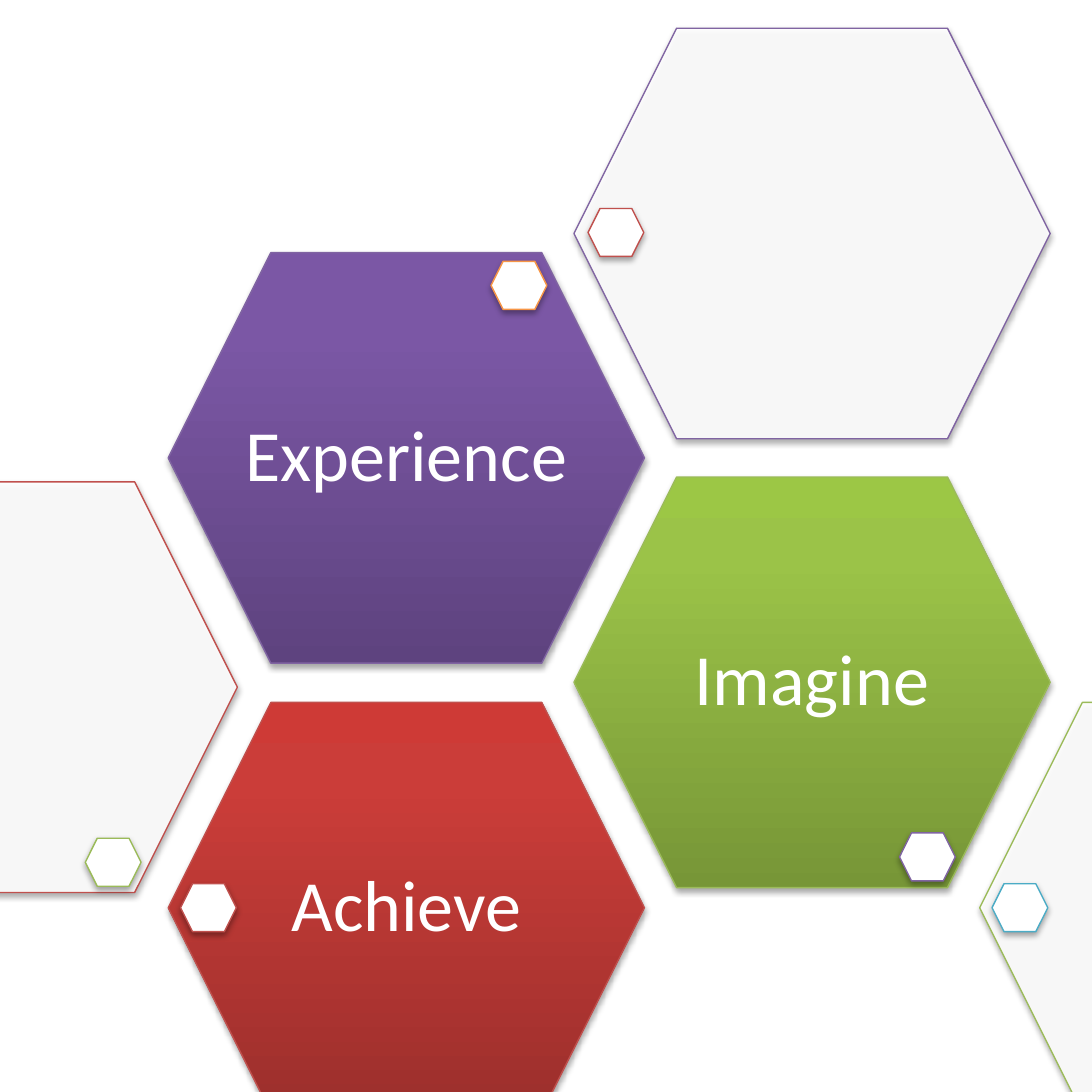
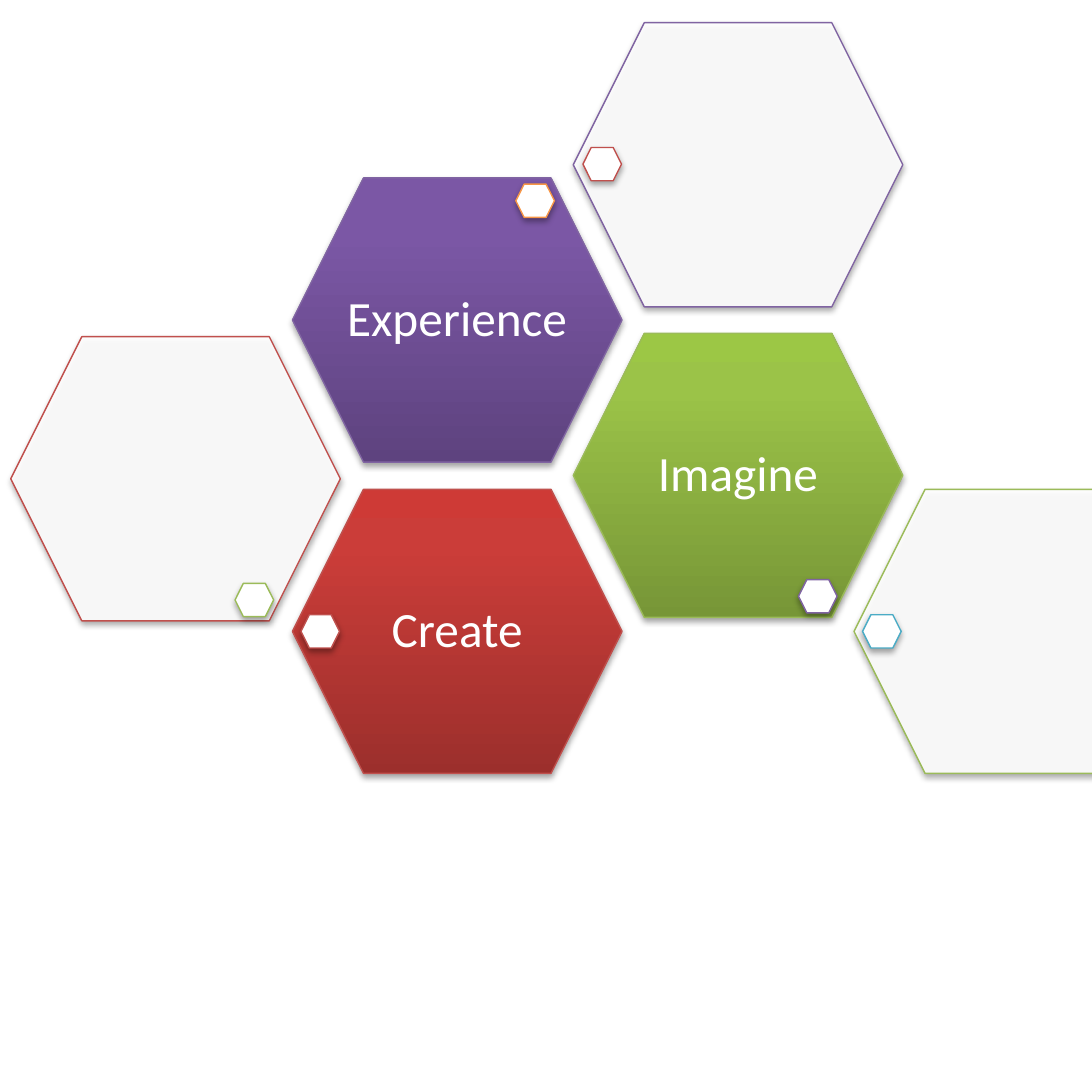
Before and after one commit to cps-sei/dart, a slide deck: slide 1 of images/videos.pptx. Drawn at 1092x1092 pixels with LibreOffice and Linux fonts; fonts in the diff are those of the drawing. Boxes give left, top, right and bottom in pixels: in the first picture for what was removed or moved away, otherwise in the second. Text is boxed around its words. In the diff, an @@ line names an element or a change of style, - is before the commit and + after.

```diff
--- a/images/videos.pptx
+++ b/images/videos.pptx
@@ hexagon: place and size @@
-hexagon at [575,29,1051,440]
+hexagon at [573,23,902,307]
@@ hexagon: place and size @@
-hexagon at [588,209,644,257]
+hexagon at [583,147,621,180]
@@ hexagon: place and size @@
-hexagon at [168,253,644,663]
+hexagon at [292,177,621,461]
@@ hexagon: place and size @@
-hexagon at [491,262,547,310]
+hexagon at [516,184,554,217]
@@ text "Experience": place and size @@
-text "Experience" at [245,431,567,493]
+text "Experience" at [347,302,567,344]
@@ text "Experience" at [347,302,567,344]: size 38 to 26 pt; less space between paragraphs @@
@@ hexagon: place and size @@
-hexagon at [0,482,238,893]
+hexagon at [11,337,340,621]
@@ hexagon: place and size @@
-hexagon at [575,476,1051,887]
+hexagon at [573,333,902,617]
@@ text "Imagine" at [658,457,818,500]: size 38 to 26 pt; less space between paragraphs @@
@@ text "Imagine": place and size @@
-text "Imagine" at [695,655,929,718]
+text "Imagine" at [658,457,818,500]
@@ group added at [235,489,1092,773]: 6 hexagons, 1 text @@
+Create
@@ group removed at [86,703,1092,1092]: 6 hexagons, 1 text @@
-Achieve
```
Also in this commit, not shown: 1 slide added, 5 other files.
